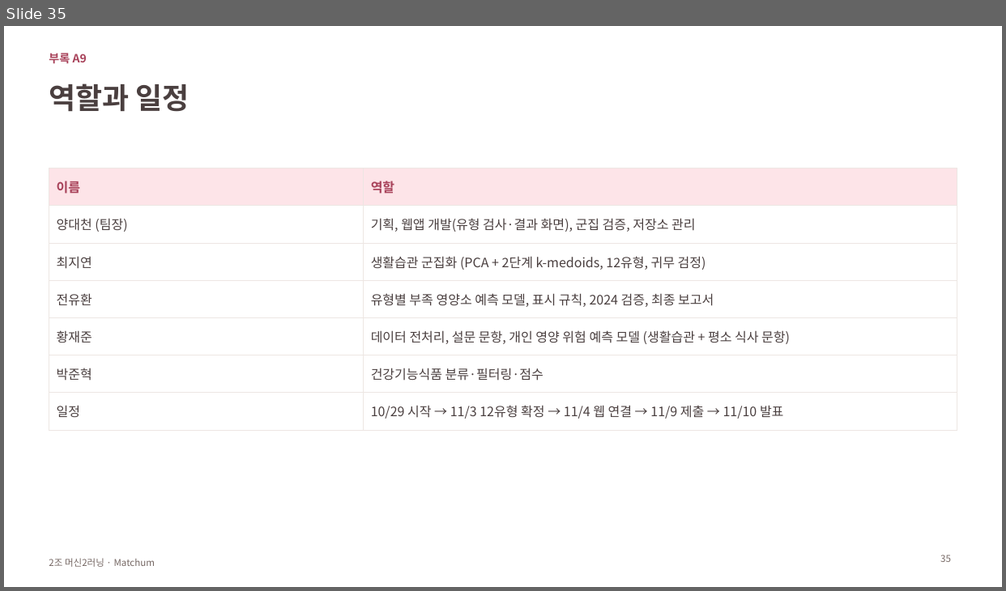
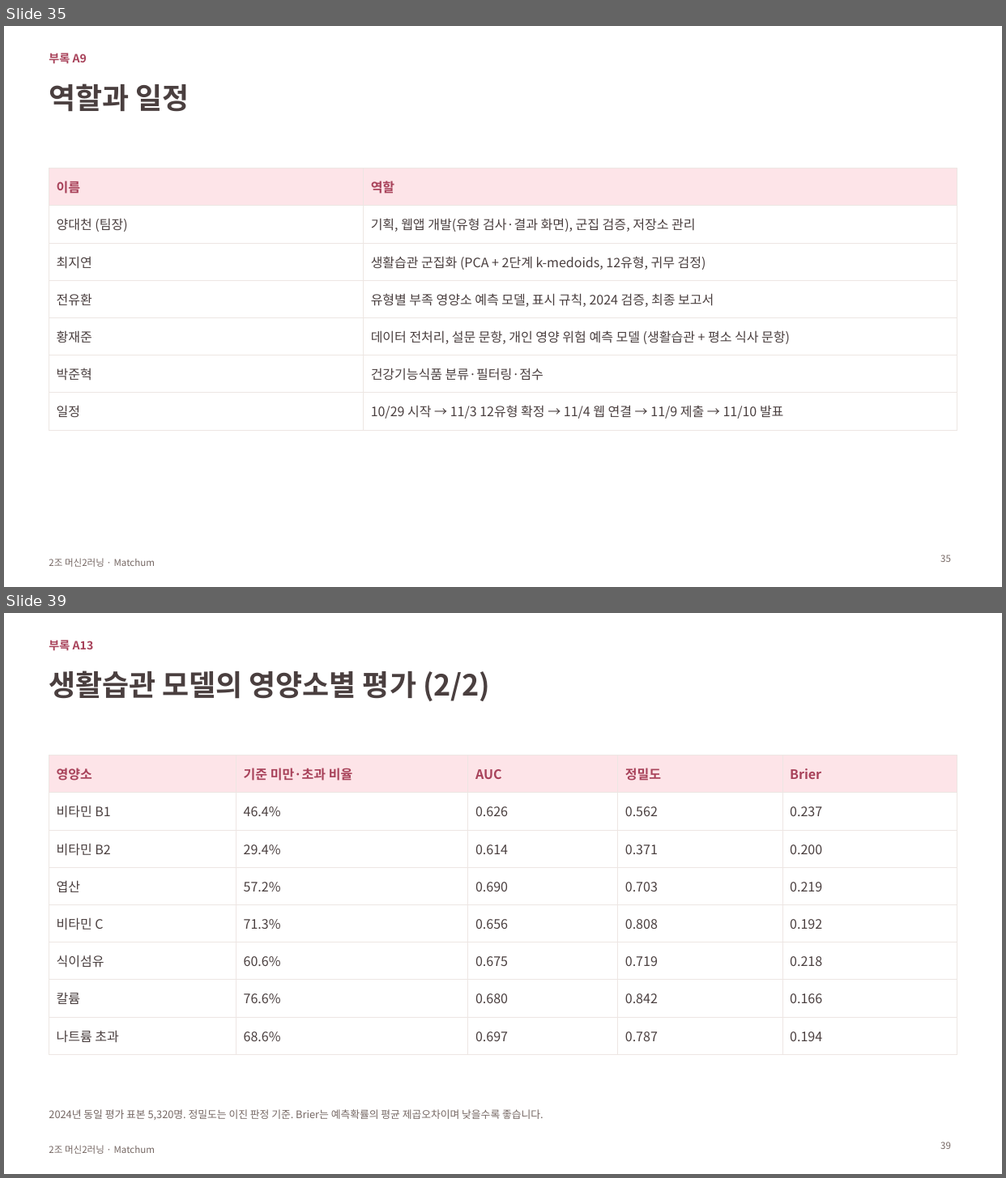
Before and after one commit to BigskyYang/Matchum, a slide deck: Yuhwan/발표_B안/최종발표_B안_생활습관유형_부족영양소.pptx. Shown one above the other, each under a label of ours: slide 35 before the commit, slides 35 and 39 after it; the slides between them are not shown. The pictures are 1006x591 and 1006x1178 pixels, drawn with LibreOffice and Linux fonts; fonts in the diff are those of the drawing. Boxes give left, top, right and bottom in pixels: in the first picture for what was removed or moved away, otherwise in the second. Text is boxed around its words. In the diff, an @@ line names an element or a change of style, - is before the commit and + after.

Commit message:
feat(web): 유형 설명과 개인 예측을 구분하고 설문 분기 및 발표 자료 개편

```diff
--- a/Yuhwan/발표_B안/최종발표_B안_생활습관유형_부족영양소.pptx
+++ b/Yuhwan/발표_B안/최종발표_B안_생활습관유형_부족영양소.pptx
@@ slide 39 added at (4, 613, 1002, 1174), background #FFFFFF; not listed: 1 template element that a slide beside it also shows @@
@@ text added at (49, 640, 94, 651), 11 pt, text #A8425A, bold @@
+부록 A13
@@ title added at (49, 671, 490, 701), 28 pt, text #4A3F3F, bold @@
+생활습관 모델의 영양소별 평가 (2/2)
@@ table added at (49, 756, 957, 1046), 8 rows, 5 columns @@
+영양소 | 기준 미만·초과 비율 | AUC | 정밀도 | Brier
+비타민 B1 | 46.4% | 0.626 | 0.562 | 0.237
+비타민 B2 | 29.4% | 0.614 | 0.371 | 0.200
+엽산 | 57.2% | 0.690 | 0.703 | 0.219
+비타민 C | 71.3% | 0.656 | 0.808 | 0.192
+식이섬유 | 60.6% | 0.675 | 0.719 | 0.218
+칼륨 | 76.6% | 0.680 | 0.842 | 0.166
+나트륨 초과 | 68.6% | 0.697 | 0.787 | 0.194
@@ text added at (49, 1110, 543, 1120), 10 pt, text #766864 @@
+2024년 동일 평가 표본 5,320명. 정밀도는 이진 판정 기준. Brier는 예측확률의 평균 제곱오차이며 낮을수록 좋습니다.
@@ page number added at (940, 1142, 951, 1149), 9 pt, text #766864 @@
+39
```
Also in this commit, not shown: 12 slides changed, 4 other slides added, 1 slide removed, 36 other files.
